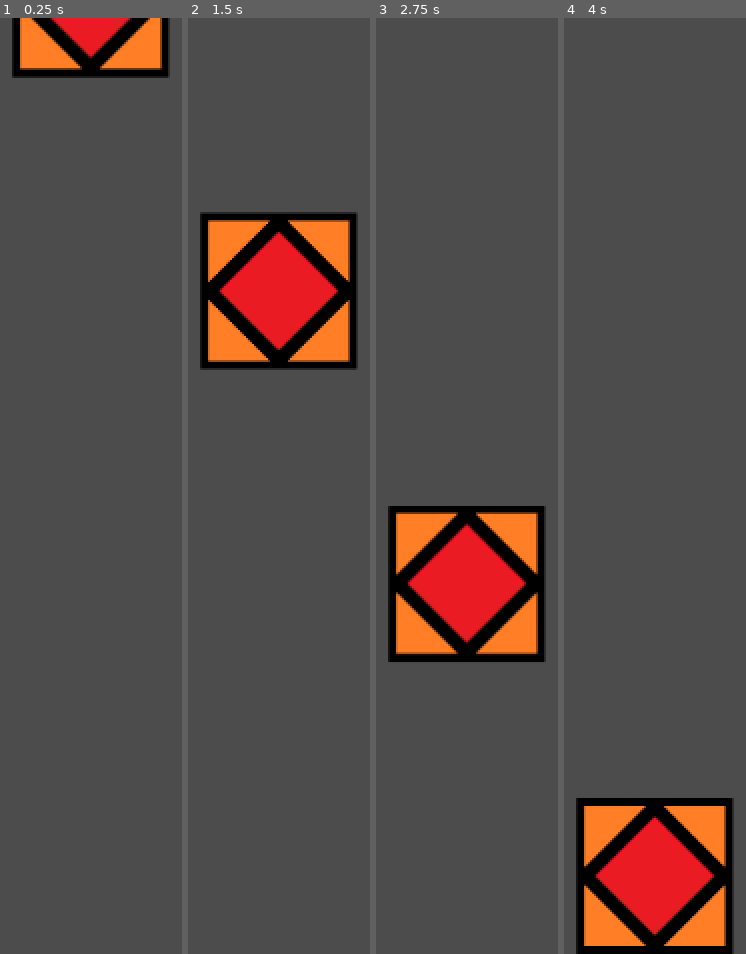
Above: before the commit, frames 1-4 (left to right).
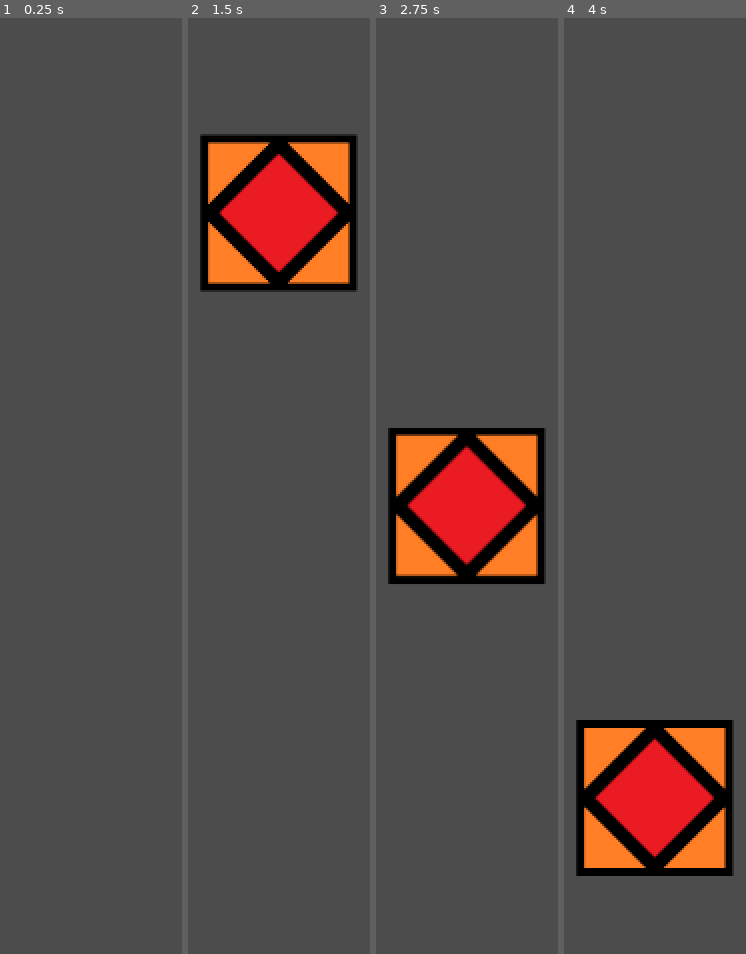
Above: after the commit, the same moments.

Repository: Elephant34/Bllob
Game: Godot game, scene res://scenes/games/falling_box.tscn
Same seed, same stepped clock (60 frames per second), same inputs: the game is played once before the commit and once after it. This scene is started directly instead of the project's main scene.
Inputs (mouse positions are in pixels of both pictures, inside the frame that each line leads up to):
- Up to frame 1 (0.25 s): no input
- Up to frame 2 (1.5 s): move the mouse to (outside the picture) at 0.52 s; hold D (bllob_right) 0.53-1.28 s; move the mouse to (outside the picture) at 1.27 s; hold A (bllob_left) from 1.28 s (still down)
- Up to frame 3 (2.75 s): move the mouse to (457, 280) at 2.02 s; release A (bllob_left) at 2.03 s; hold D (bllob_right) from 2.03 s (still down)
- Up to frame 4 (4 s): move the mouse to (outside the picture) at 2.77 s; move the mouse to (outside the picture) at 3.52 s; release D (bllob_right) at 3.53 s; hold A (bllob_left) from 3.53 s (still down)

The runs differ from the first frame. In frame 1, 5.6% of the frame differs, in the area x 6-94%, y 0-7%; in frame 2, 19%, in the area x 6-94%, y 12-38%; in frame 3, 19%; in frame 4, 19%.

Commit message:
Added better box distribution

Diff:
--- a/scenes/games/falling_box.gd
+++ b/scenes/games/falling_box.gd
@@ -8,9 +8,11 @@
 	Sets up the falling box
 	"""
 
+	$Area2D.add_to_group("boxes")
+
 	position = Vector2(
 		randi() % int(get_viewport_rect().size.x),
-		-50
+		-100
 	)
 
 func _process(dt):
@@ -20,5 +22,14 @@
 
 	position.y += speed * dt
 
+	# Makes the box dissapear when no longer visible
 	if position.y > get_viewport_rect().size.y+100:
 		queue_free()
+
+
+func _on_Area2D_area_entered(area):
+	if area.is_in_group("boxes"):
+		position.x = randi() % int(get_viewport_rect().size.x)
+		print("hit a box")
+	else:
+		print("hit a blob")
--- a/scenes/games/falling_box.tscn
+++ b/scenes/games/falling_box.tscn
@@ -14,3 +14,4 @@
 
 [node name="CollisionShape2D" type="CollisionShape2D" parent="Area2D"]
 shape = SubResource( 1 )
+[connection signal="area_entered" from="Area2D" to="." method="_on_Area2D_area_entered"]
